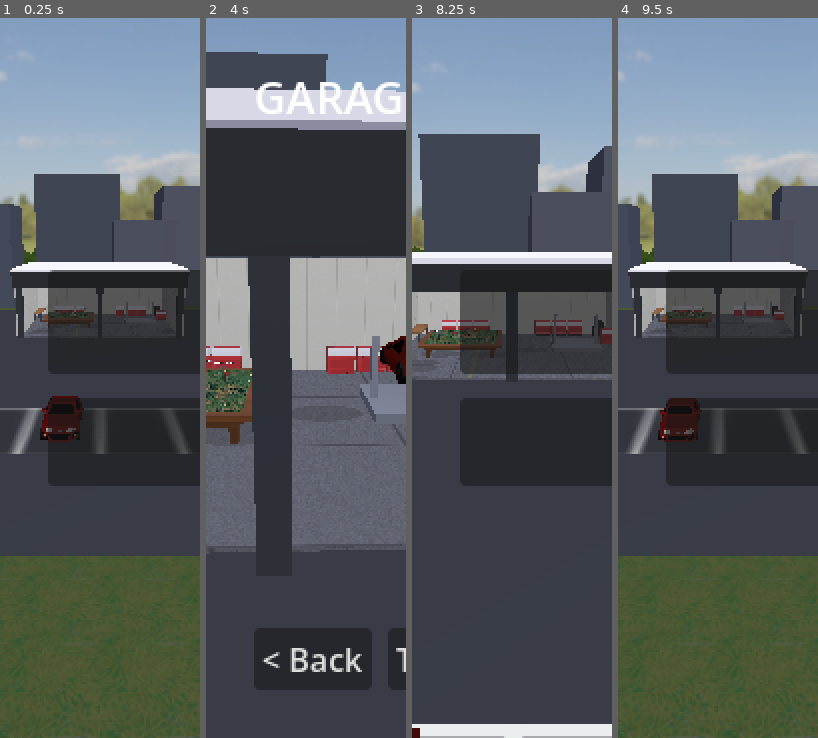
Above: before the commit, frames 1-4 (left to right).
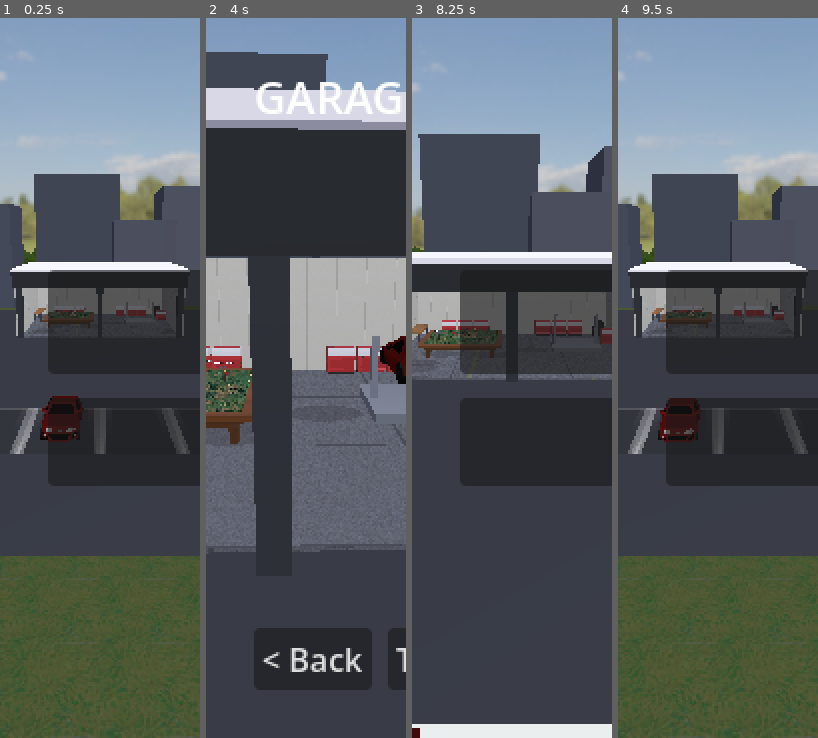
Above: after the commit, the same moments.

Repository: felixxwu/TAPPA
Game: Godot game, scene res://hq.tscn
Two runs of this game, one before a commit and one after it. Both use one fixed random seed, a clock stepped at 60 frames per second and the inputs below.
Inputs (mouse positions are in pixels of both pictures, inside the frame that each line leads up to):
- Up to frame 1 (0.25 s): no input
- Up to frame 2 (4 s): tap Enter (menu_select) at 0.5 s; move the mouse to (350, 342) at 0.52 s; hold Right (menu_right) 0.53-1.25 s; tap C (cycle_camera) at 0.6 s; click (350, 342) at 0.67 s; drag from (266, 414) to (296, 522) at 1.27 s; move the mouse to (326, 219) at 2.02 s; hold Right (menu_right) 2.03-2.75 s; tap T (toggle_gearbox) at 2.1 s; tap R (reset_car) at 2.75 s; drag from (296, 522) to (246, 270) at 2.77 s; click "< Back to garage" at 3.5 s
- Up to frame 3 (8.25 s): move the mouse to (572, 486) at 4.27 s; hold Left (menu_left) 4.28-5 s; hold Shift 4.28-5 s; drag from (452, 270) to (482, 198) at 5.02 s; move the mouse to (522, 378) at 5.77 s; hold S (brake_reverse) 5.78-6.5 s; tap Ctrl at 5.85 s; click (522, 378) at 5.92 s; drag from (482, 198) to (472, 414) at 6.52 s; move the mouse to (556, 342) at 7.27 s; hold W (accelerate) 7.28-8 s; tap Y (cycle_drive_mode) at 7.35 s; click "< Back" at 8 s
- Up to frame 4 (9.5 s): drag from (678, 414) to (708, 522) at 8.77 s

The runs differ from the first frame. In frame 1, 0.1% of the frame differs, in the area x 0-21%, y 54-61%; in frame 2, less than 0.1%; in frame 3, 0.2%, in the area x 4-100%, y 44-100%; in frame 4, 0.1%.

Commit message:
Force nearest-neighbour texture sampling everywhere (no blur) (#8)
Make the PS1 "nearest globally" look actually hold across all textured
surfaces. Several 3D materials still used linear filtering (explicitly or
via the StandardMaterial3D default), and the foliage-mesh shader sampled
filter_linear_mipmap, so those textures blurred.

- 3D materials -> TEXTURE_FILTER_NEAREST_WITH_MIPMAPS (nearest magnification,
  mipmaps kept for distance): car-park bay, map-table photo, grass apron
  (hq.gd), wood (map_table.gd), garage _tex_mat, and the asset-baking tools.
- foliage_mesh.gdshader sampler: filter_linear_mipmap -> filter_nearest_mipmap.
- world._tree_mesh(): override the GLB-baked tree materials (canopy leaf
  texture imported with linear filtering) to nearest.

The PS1 shaders (terrain/road/signs/finish/car), the bush mesh, and the 2D
canvas default were already nearest. The panorama sky is left filtered (a
smooth gradient, not pixel art).

Updates features/rendering.md and adds render-smoke tests asserting every
shader sampler, the tree canopy material, and the canvas default are nearest.


Claude-Session: https://claude.ai/code/session_01ARH5JnSrHKrCx1XXMcfKz4

Co-authored-by: Claude <noreply@anthropic.com>

Diff:
--- a/rally/scripts/garage.gd
+++ b/rally/scripts/garage.gd
@@ -111,6 +111,7 @@
 	var tex := load(path) as Texture2D
 	if tex != null:
 		m.albedo_texture = tex
+	m.texture_filter = BaseMaterial3D.TEXTURE_FILTER_NEAREST_WITH_MIPMAPS
 	m.albedo_color = tint
 	m.uv1_scale = uv
 	m.roughness = rough
--- a/rally/scripts/hq.gd
+++ b/rally/scripts/hq.gd
@@ -274,6 +274,7 @@
 	grass.position.y = -0.02  # just under the concrete so the apron wins where they overlap
 	var grass_mat := StandardMaterial3D.new()
 	grass_mat.albedo_texture = load("res://textures/grass.jpg")
+	grass_mat.texture_filter = BaseMaterial3D.TEXTURE_FILTER_NEAREST_WITH_MIPMAPS
 	var tiles := grass_size * cfg.terrain_tile_per_meter
 	grass_mat.uv1_scale = Vector3(tiles, tiles, 1.0)
 	grass.material_override = grass_mat
@@ -461,7 +462,7 @@
 	surface.position = Vector3(center.x, 0.012, center.z)
 	var mat := StandardMaterial3D.new()
 	mat.albedo_texture = _carpark_bay_texture(bays)
-	mat.texture_filter = BaseMaterial3D.TEXTURE_FILTER_LINEAR_WITH_MIPMAPS
+	mat.texture_filter = BaseMaterial3D.TEXTURE_FILTER_NEAREST_WITH_MIPMAPS
 	mat.roughness = 0.95
 	surface.material_override = mat
 	add_child(surface)
@@ -530,7 +531,7 @@
 	# aerial colours read true under the garage lighting from the near-top-down
 	# table camera, rather than being darkened by the directional sun's angle.
 	mm.albedo_texture = load("res://textures/map_table.jpg")
-	mm.texture_filter = BaseMaterial3D.TEXTURE_FILTER_LINEAR_WITH_MIPMAPS
+	mm.texture_filter = BaseMaterial3D.TEXTURE_FILTER_NEAREST_WITH_MIPMAPS
 	mm.shading_mode = BaseMaterial3D.SHADING_MODE_UNSHADED
 	_map_plane.material_override = mm
 	_map_plane.position = Vector3(p.x, top_y + 0.01, p.z)
--- a/rally/scripts/map_table.gd
+++ b/rally/scripts/map_table.gd
@@ -114,7 +114,7 @@
 	m.roughness = 0.62
 	m.metallic = 0.0
 	m.metallic_specular = 0.35
-	m.texture_filter = BaseMaterial3D.TEXTURE_FILTER_LINEAR_WITH_MIPMAPS
+	m.texture_filter = BaseMaterial3D.TEXTURE_FILTER_NEAREST_WITH_MIPMAPS
 	return m
 
 
--- a/rally/scripts/world.gd
+++ b/rally/scripts/world.gd
@@ -32,6 +32,13 @@
 		for c in n.get_children():
 			stack.append(c)
 	scene.queue_free()
+	# The GLB's baked StandardMaterials import with linear filtering, which blurs
+	# the leaf texture; force nearest (keeping mipmaps) for the flat PS1 look.
+	if _tree_mesh_cache != null:
+		for s in _tree_mesh_cache.get_surface_count():
+			var sm := _tree_mesh_cache.surface_get_material(s) as BaseMaterial3D
+			if sm != null:
+				sm.texture_filter = BaseMaterial3D.TEXTURE_FILTER_NEAREST_WITH_MIPMAPS
 	return _tree_mesh_cache
 
 
@@ -334,7 +341,7 @@
 	var mat: StandardMaterial3D = base.duplicate() if base is StandardMaterial3D else StandardMaterial3D.new()
 	mat.shading_mode = BaseMaterial3D.SHADING_MODE_UNSHADED
 	mat.vertex_color_use_as_albedo = true
-	mat.texture_filter = BaseMaterial3D.TEXTURE_FILTER_LINEAR_WITH_MIPMAPS
+	mat.texture_filter = BaseMaterial3D.TEXTURE_FILTER_NEAREST_WITH_MIPMAPS
 	mesh.surface_set_material(0, mat)
 	return mesh
 
--- a/rally/tests/headless/test_render_smoke.gd
+++ b/rally/tests/headless/test_render_smoke.gd
@@ -182,3 +182,56 @@
 	assert_not_null(mat.get_shader_parameter("road_texture"), "terrain has a road_texture wired")
 	# road tiling uniform is applied from config at startup (world.gd._ready).
 	assert_gt(mat.get_shader_parameter("road_uv_scale"), 0.0, "road_uv_scale applied (positive)")
+
+
+# --- Nearest-neighbour texture filtering (PS1 look: textures must not blur) ---
+
+func test_all_shaders_sample_textures_with_nearest_filter() -> void:
+	# Every sampler2D in every shader must use a nearest filter hint — no
+	# filter_linear*, which would blur textures and break the PS1 look.
+	var dir := DirAccess.open("res://shaders")
+	assert_not_null(dir, "shaders directory opens")
+	if dir == null:
+		return
+	var checked := 0
+	for file in dir.get_files():
+		if not file.ends_with(".gdshader"):
+			continue
+		var src := FileAccess.get_file_as_string("res://shaders/" + file)
+		# Each sampler2D uniform line must carry filter_nearest (with or without
+		# _mipmap); none may use a filter_linear* hint.
+		for line in src.split("\n"):
+			if line.contains("sampler2D"):
+				assert_false(line.contains("filter_linear"),
+					file + " sampler must not use filter_linear: " + line.strip_edges())
+				assert_true(line.contains("filter_nearest"),
+					file + " sampler uses nearest filtering: " + line.strip_edges())
+				checked += 1
+	assert_gt(checked, 0, "found sampler2D uniforms to check across the shaders")
+
+
+func test_tree_canopy_material_uses_nearest_filter() -> void:
+	# The tree mesh comes from a GLB whose baked StandardMaterial imports with
+	# linear filtering; world.gd._tree_mesh() overrides it to nearest. Verify the
+	# textured canopy surface ends up nearest (mipmaps kept for distance).
+	var mesh := _scene._tree_mesh() as Mesh
+	assert_not_null(mesh, "tree mesh extracted from the GLB")
+	if mesh == null:
+		return
+	var saw_texture := false
+	for s in mesh.get_surface_count():
+		var sm := mesh.surface_get_material(s) as BaseMaterial3D
+		if sm == null:
+			continue
+		assert_eq(sm.texture_filter, BaseMaterial3D.TEXTURE_FILTER_NEAREST_WITH_MIPMAPS,
+			"tree surface %d samples by nearest (not blurred)" % s)
+		if sm.albedo_texture != null:
+			saw_texture = true
+	assert_true(saw_texture, "the tree canopy surface carries a texture")
+
+
+func test_canvas_default_texture_filter_is_nearest() -> void:
+	# 2D / canvas textures (HUD, sign boards drawn as canvas items) default to
+	# nearest via the project setting (0 == nearest).
+	assert_eq(int(ProjectSettings.get_setting("rendering/textures/canvas_textures/default_texture_filter")), 0,
+		"canvas default_texture_filter is Nearest (0)")
--- a/rally/tools/build_vegetation.gd
+++ b/rally/tools/build_vegetation.gd
@@ -76,7 +76,7 @@
 	m.roughness = 1.0
 	m.cull_mode = BaseMaterial3D.CULL_DISABLED  # 2-sided, still fully opaque
 	m.uv1_scale = Vector3(1.0, 1.0, 1.0)
-	m.texture_filter = BaseMaterial3D.TEXTURE_FILTER_LINEAR_WITH_MIPMAPS
+	m.texture_filter = BaseMaterial3D.TEXTURE_FILTER_NEAREST_WITH_MIPMAPS
 	return m
 
 func new_st() -> SurfaceTool:
@@ -153,6 +153,7 @@
 	ground.mesh = pm
 	var gm := StandardMaterial3D.new()
 	gm.albedo_texture = _tex(ProjectSettings.globalize_path("res://textures/grass.jpg"))
+	gm.texture_filter = BaseMaterial3D.TEXTURE_FILTER_NEAREST_WITH_MIPMAPS
 	gm.uv1_scale = Vector3(6, 6, 1)
 	gm.roughness = 1.0
 	ground.material_override = gm
--- a/rally/tools/lowpoly_tree.gd
+++ b/rally/tools/lowpoly_tree.gd
@@ -215,7 +215,7 @@
 	var tex := load("res://textures/leaves.png") as Texture2D
 	if tex != null:
 		leaf_mat.albedo_texture = tex
-		leaf_mat.texture_filter = BaseMaterial3D.TEXTURE_FILTER_LINEAR_WITH_MIPMAPS
+		leaf_mat.texture_filter = BaseMaterial3D.TEXTURE_FILTER_NEAREST_WITH_MIPMAPS
 
 	# Commit both surfaces into one mesh: surface 0 = trunk, 1 = canopy.
 	st_trunk.set_material(trunk_mat)
--- a/rally/tools/render_flags.gd
+++ b/rally/tools/render_flags.gd
@@ -40,6 +40,7 @@
 	plane.mesh = pm
 	var mm := StandardMaterial3D.new()
 	mm.albedo_texture = load("res://textures/map_table.jpg")
+	mm.texture_filter = BaseMaterial3D.TEXTURE_FILTER_NEAREST_WITH_MIPMAPS
 	mm.shading_mode = BaseMaterial3D.SHADING_MODE_UNSHADED
 	plane.mesh.material = mm
 	world.add_child(plane)
--- a/rally/tools/render_map_table.gd
+++ b/rally/tools/render_map_table.gd
@@ -79,6 +79,7 @@
 	var map_tex := load("res://textures/map_table.jpg") as Texture2D
 	if map_tex != null:
 		pmat.albedo_texture = map_tex
+	pmat.texture_filter = BaseMaterial3D.TEXTURE_FILTER_NEAREST_WITH_MIPMAPS
 	pmat.shading_mode = BaseMaterial3D.SHADING_MODE_UNSHADED
 	plane.material_override = pmat
 	plane.position = Vector3(0.0, top_y + 0.01, 0.0)
Not shown, changed: rally/features/rendering.md
